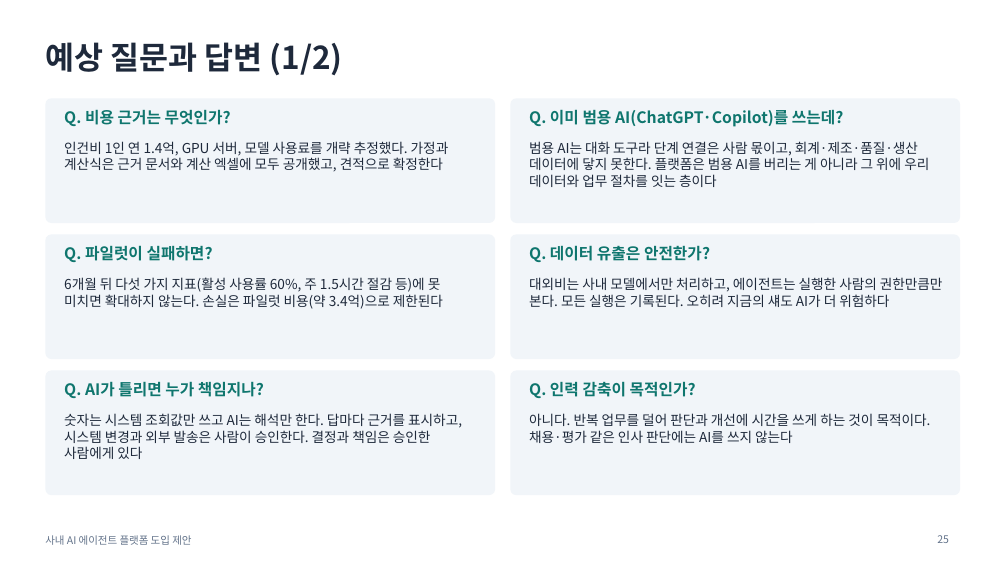
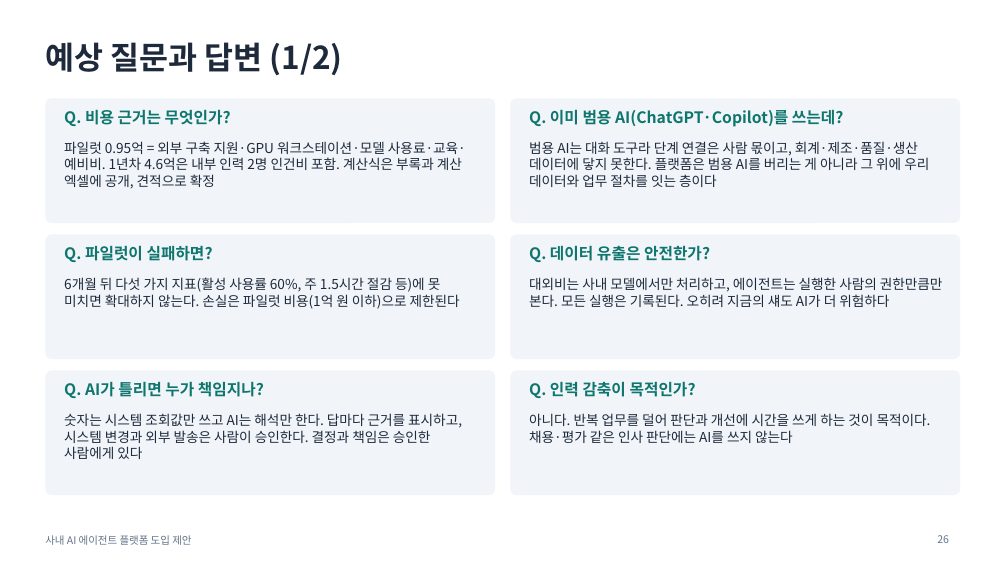
Before and after one commit to lucky-sugar-park/tech-review, a slide deck: slide 26 of proposal/ai-agent-platform-proposal-v2.pptx (slide 25 before the commit). Drawn at 1008x567 pixels with LibreOffice and Linux fonts; fonts in the diff are those of the drawing. Boxes give left, top, right and bottom in pixels: in the first picture for what was removed or moved away, otherwise in the second. Text is boxed around its words. In the diff, an @@ line names an element or a change of style, - is before the commit and + after.

```diff
--- a/proposal/ai-agent-platform-proposal-v2.pptx
+++ b/proposal/ai-agent-platform-proposal-v2.pptx
@@ text at (64, 141, 466, 188): text changed @@
-인건비 1인 연 1.4억, GPU 서버, 모델 사용료를 개략 추정했다. 가정과 계산식은 근거 문서와 계산 엑셀에 모두 공개했고, 견적으로 확정한다
+파일럿 0.95억 = 외부 구축 지원·GPU 워크스테이션·모델 사용료·교육·예비비. 1년차 4.6억은 내부 인력 2명 인건비 포함. 계산식은 부록과 계산 엑셀에 공개, 견적으로 확정
@@ text at (64, 277, 460, 309): text changed @@
-6개월 뒤 다섯 가지 지표(활성 사용률 60%, 주 1.5시간 절감 등)에 못 미치면 확대하지 않는다. 손실은 파일럿 비용(약 3.4억)으로 제한된다
+6개월 뒤 다섯 가지 지표(활성 사용률 60%, 주 1.5시간 절감 등)에 못 미치면 확대하지 않는다. 손실은 파일럿 비용(1억 원 이하)으로 제한된다
@@ page number at (937, 535, 949, 543): text changed @@
-25
+26
```
Also in this commit, not shown: 7 other slides changed, 3 slides added, 2 slides removed, 4 other files.
